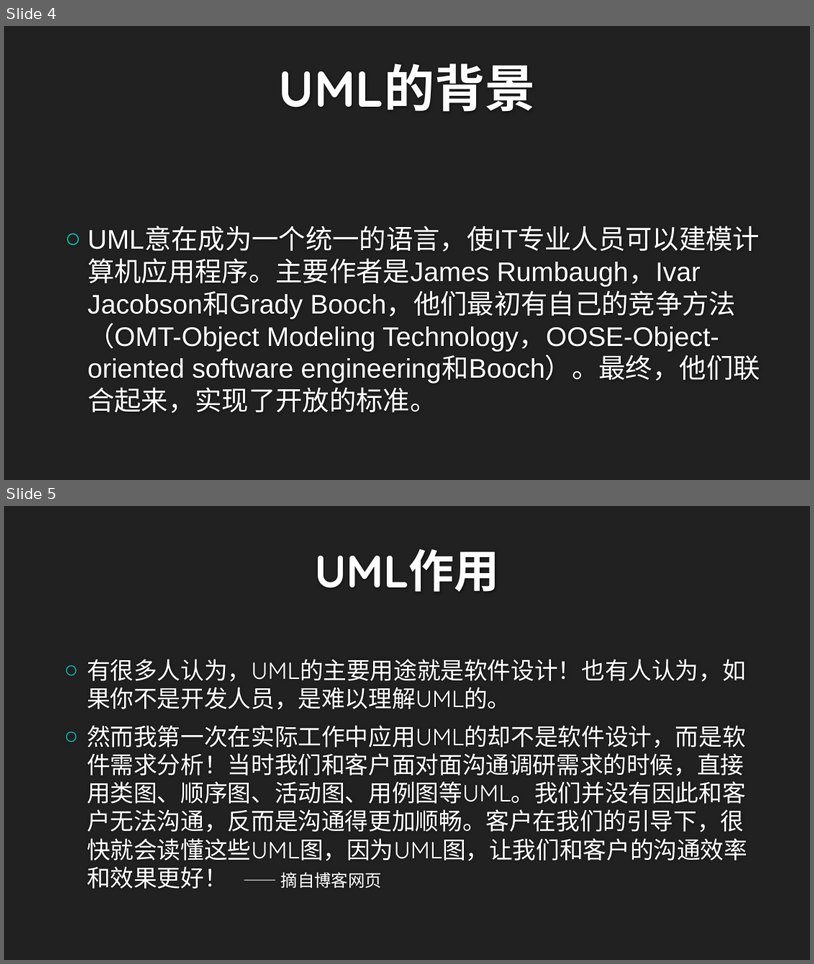
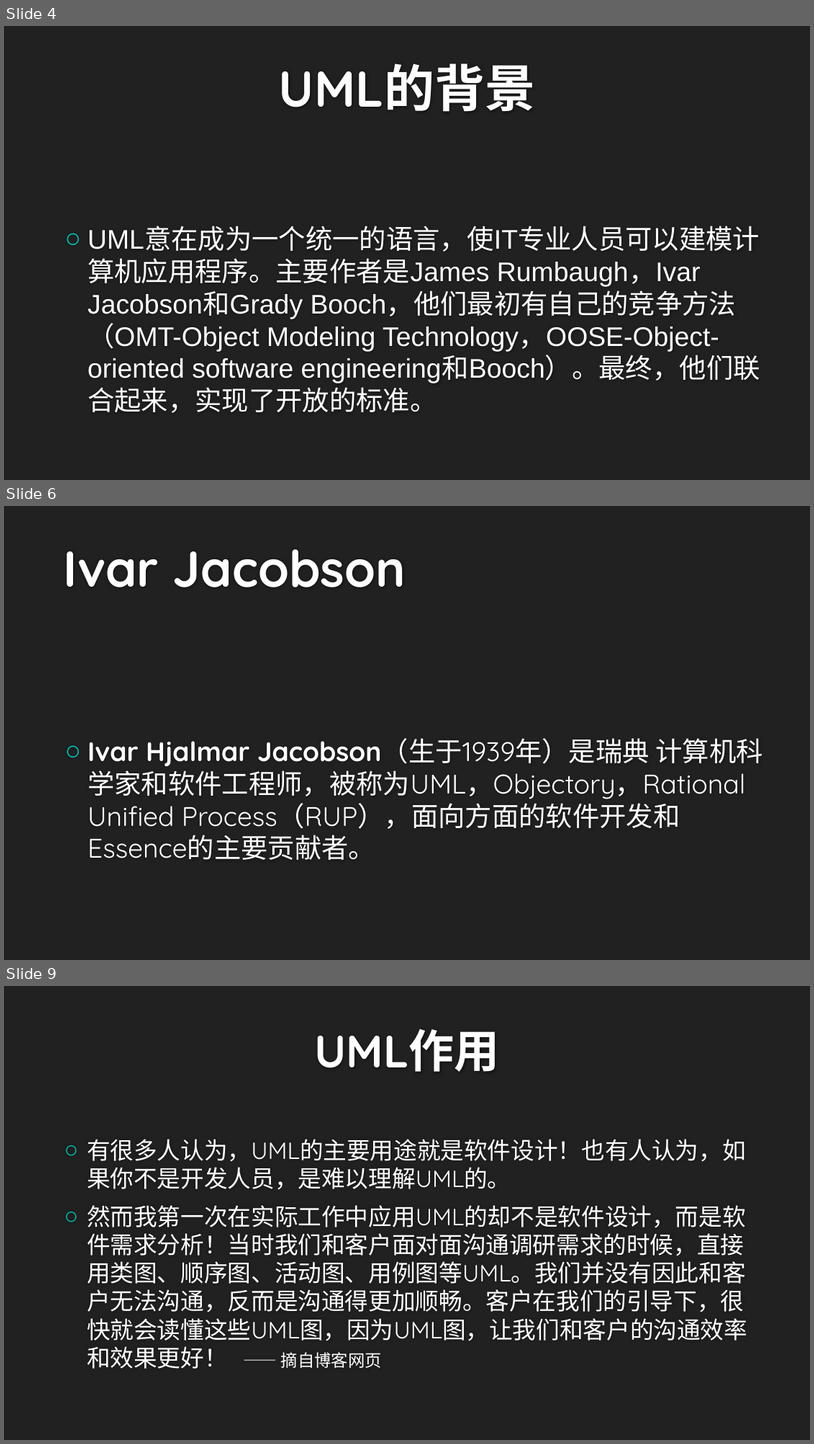
Before and after one commit to twn422/PRD2017, a slide deck: PRD-2017-G24/STW/非受控文件/翻转课堂作业/UML概述/UML概述.pptx. Shown one above the other, each under a label of ours: slides 4 and 5 before the commit, slides 4, 6 and 9 after it; the slides between them are not shown. The pictures are 814x964 and 814x1444 pixels, drawn with LibreOffice and Linux fonts; fonts in the diff are those of the drawing; background and template pictures are left out. Boxes give left, top, right and bottom in pixels: in the first picture for what was removed or moved away, otherwise in the second. Text is boxed around its words. In the diff, an @@ line names an element or a change of style, - is before the commit and + after.

```diff
--- a/PRD-2017-G24/STW/非受控文件/翻转课堂作业/UML概述/UML概述.pptx
+++ b/PRD-2017-G24/STW/非受控文件/翻转课堂作业/UML概述/UML概述.pptx
@@ slide 6 added at (x1=4, y1=506, x2=810, y2=960), background #212121 @@
@@ title added at (x1=64, y1=549, x2=406, y2=587), 60 pt, text #FEFEFE, bold @@
+Ivar Jacobson
@@ text added at (x1=88, y1=738, x2=764, y2=860), 32 pt, text #FFFFFF @@
+○ Ivar Hjalmar Jacobson（生于1939年）是瑞典 计算机科学家和软件工程师，被称为UML，Objectory，Rational Unified Process（RUP），面向方面的软件开发和Essence的主要贡献者。
@@ what was slide 5 is now slide 9 @@
```
Also in this commit, not shown: 3 other slides added.
